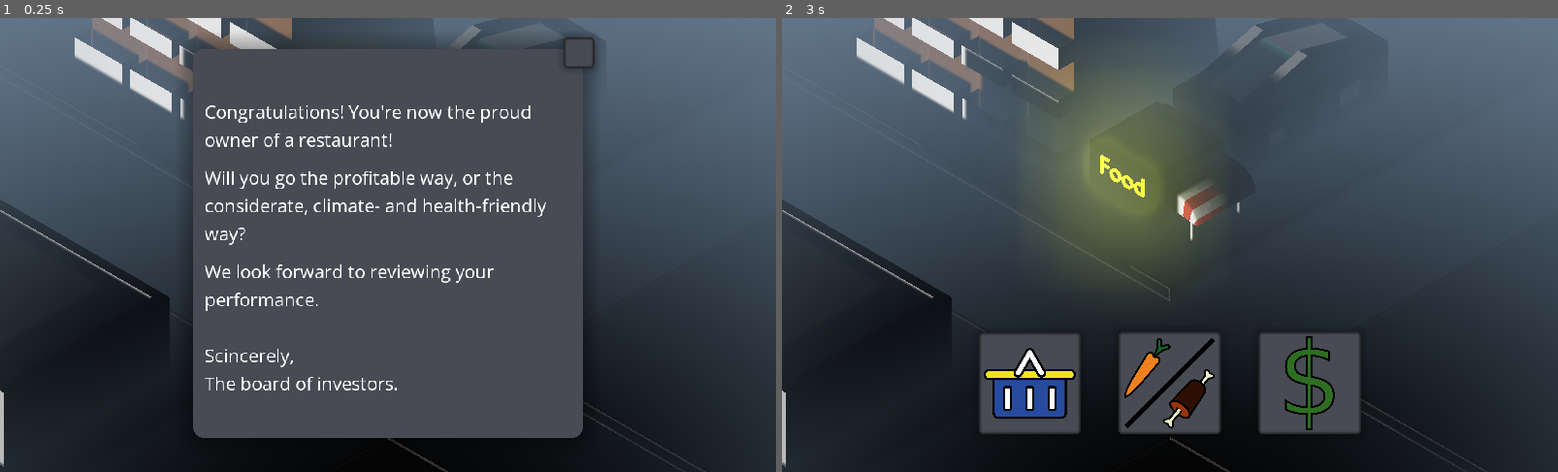
Above: before the commit, frames 1-2 (left to right).
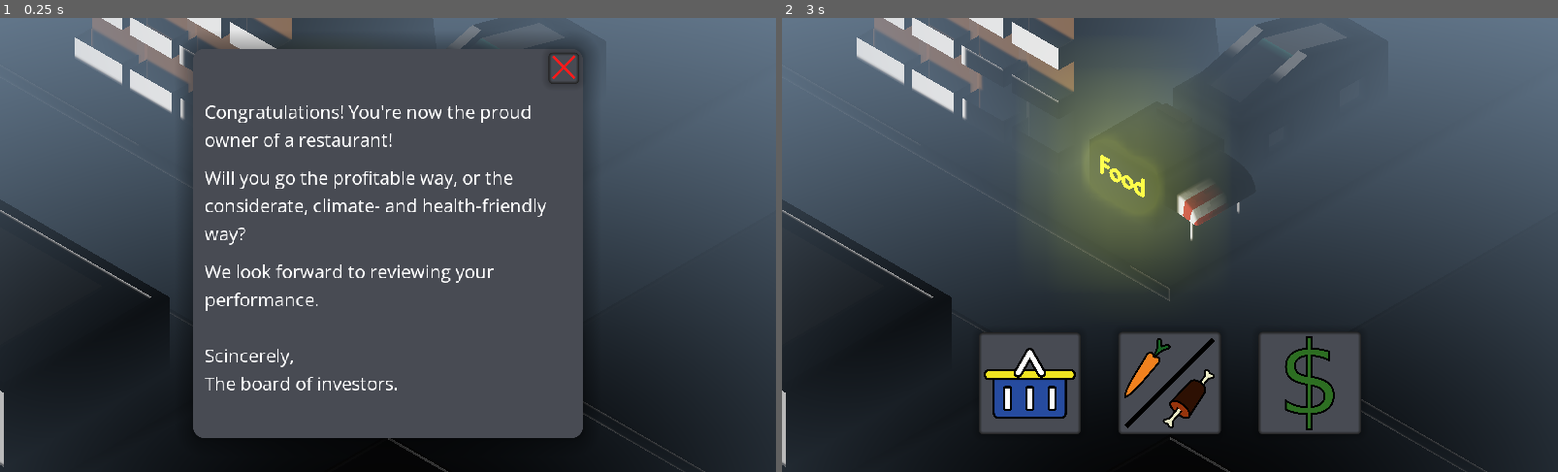
Above: after the commit, the same moments.

Repository: Rhowea/DDUEksamensprojekt
Game: Godot game, scene res://World.tscn
Two runs of this game, one before a commit and one after it. Both use one fixed random seed, a clock stepped at 60 frames per second and the inputs below.
Inputs (mouse positions are in pixels of both pictures, inside the frame that each line leads up to; where the layout moved, square brackets give the same spot in the first picture):
- Up to frame 1 (0.25 s): no input
- Up to frame 2 (3 s): click (1030, 381) at 0.5 s; click (1170, 381) at 1.25 s; click (1309, 381) at 2 s; click (1348, 67) [1364, 54] at 2.75 s

The runs differ from the first frame. In frame 1, 0.2% of the frame differs, in the area x 70-77%, y 4-15%; in frame 2, nothing differs.

Commit message:
Added X-icon

Diff:
--- a/World.tscn
+++ b/World.tscn
@@ -31,6 +31,7 @@
 [ext_resource path="res://Icons/Play.png" type="Texture" id=29]
 [ext_resource path="res://Icons/Plantbeef.png" type="Texture" id=30]
 [ext_resource path="res://Styling/mainTheme.tres" type="Theme" id=31]
+[ext_resource path="res://Icons/X.png" type="Texture" id=32]
 [ext_resource path="res://Scenes/Ingredients.tscn" type="PackedScene" id=33]
 [ext_resource path="res://Scenes/Slots.tscn" type="PackedScene" id=34]
 
@@ -1798,13 +1799,20 @@
 autowrap = true
 
 [node name="Button" type="Button" parent="Camera/MainUI/AspectRatioContainer/IntroDialogue"]
-anchor_left = 1.0
-anchor_right = 1.0
-margin_left = -20.0
-margin_top = -20.0
-margin_right = 20.0
-margin_bottom = 20.0
-theme = ExtResource( 31 )
+anchor_left = 0.920318
+anchor_top = 0.000396827
+anchor_right = 1.00032
+anchor_bottom = 0.0813968
+margin_left = 0.159973
+margin_top = -0.200001
+margin_right = -0.160034
+margin_bottom = -0.160002
+size_flags_horizontal = 3
+size_flags_vertical = 2
+theme = ExtResource( 31 )
+icon = ExtResource( 32 )
+icon_align = 1
+expand_icon = true
 __meta__ = {
 "_edit_use_anchors_": true
 }
Binary file added: Icons/X.png
Not shown, added: Icons/X.png.import
Not shown: 1 places in World.tscn that only renumber resources
